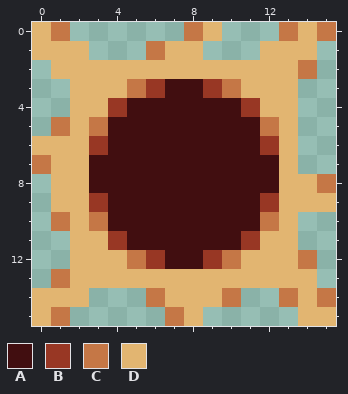
Pixel-art sprite, stored at Resources/BossTextures/EventSolarEclipse_Head.png. The picture above is the old version.
The file is 32x32 pixels, drawn in blocks of 2x2; one block is one cell here.
Palette (. is transparent): A #410e10  B #983724  C #c57746  D #e2b571
Pixels before, first column x 0:
 0 DC......CD...CDC
 1 DDD...CDD...DDD.
 2 .DDDDDDDDDDDDDC.
 3 ..DDDCBAABCDDD..
 4 ..DDBAAAAAABDD..
 5 .CDCAAAAAAAACD..
 6 DDDBAAAAAAAABD..
 7 CDDAAAAAAAAAAD..
 8 .DDAAAAAAAAAADDC
 9 .DDBAAAAAAAABDDD
10 .CDCAAAAAAAACD..
11 ..DDBAAAAAABDD..
12 ..DDDCBAABCDDDC.
13 .CDDDDDDDDDDDDD.
14 DDD...CDDDC..CDC
15 DC.....CD.....DD
Once edited:
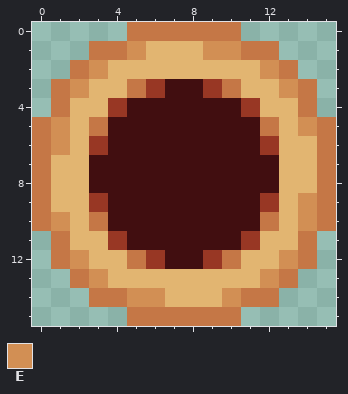
Colours new in this view: E #d28f54
Difference:
Changed rows in their new state; - is an unchanged pixel.
first column x 0:
 0 ..---CCC-CC--...
 1 ...CCED--EECC..-
 2 -.CE--------EC.-
 3 -CE----------EC-
 4 -C------------C-
 5 CE------------EC
 6 CE------------DC
 7 --------------DC
 8 C---------------
 9 C-------------EC
10 CE------------EC
11 -C------------C-
12 -CE----------E--
13 -.CE--------EC.-
14 ...CCEE---ECC...
15 ..---CC-CCC---..
Where, in picture pixels (left, top, right, bottom), the same in both pictures:
changed: (32, 22, 336, 326)
